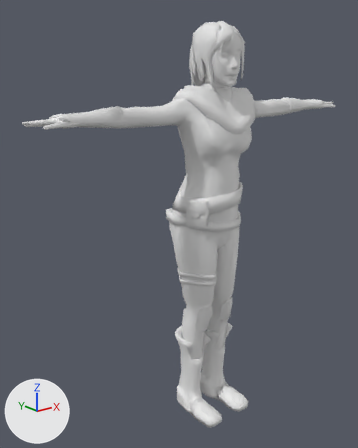
An edit to the Blender file SeniorCapstone/Spring/Pilot/Model/PilotModel_032.blend, drawn before and after from the same camera.
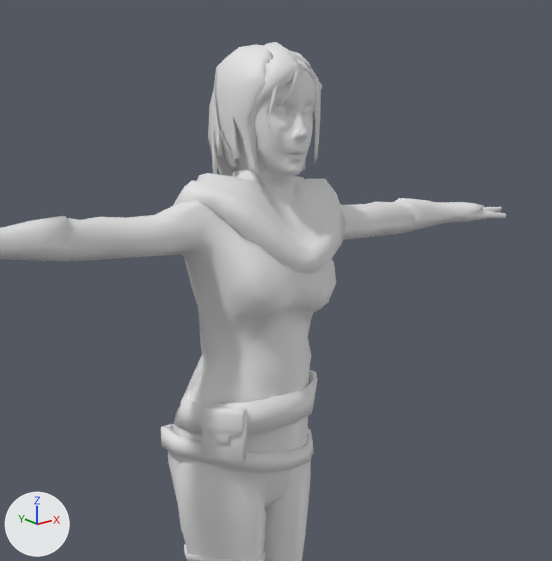
Each version appears first whole from a camera (50 mm lens) standing at (-10.13, -10.55, 11.16) and looking at (-0.68, 1.27, 6.44), and next in a close-up on the part from 24% to 100% of the width and 0% to 61% of the height. The lights are fixed; the arrows at lower left show +X, +Y and +Z.

Names of what the first close-up shows: 'Belt 1', 'Belt 2', 'Cylinder', 'Hair Back', 'Hair MainFront R', 'Hair R', 'Head', 'MainBody', 'Pouch'.
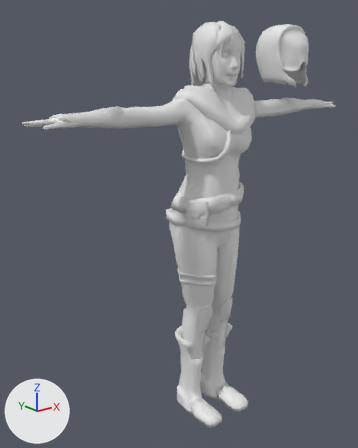
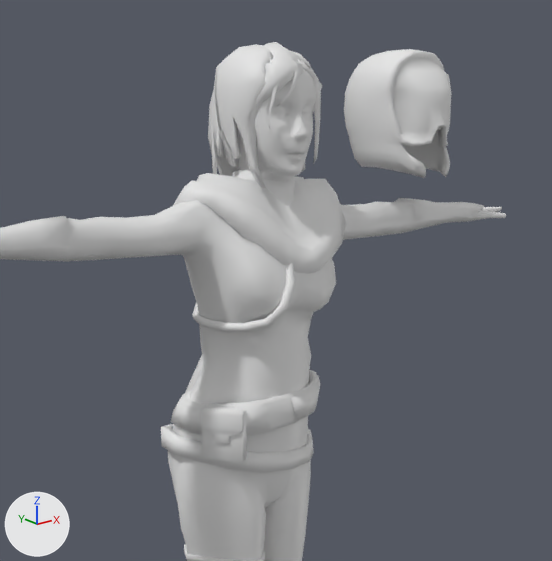
Commit message: work on the pilot model.

Patch to the scene script:
```diff
--- a/SeniorCapstone/Spring/Pilot/Model/PilotModel_032.blend.py
+++ b/SeniorCapstone/Spring/Pilot/Model/PilotModel_032.blend.py
@@ me_plane_005 @@
 # used by ob_belt_1; location = (1.18, 0.49, 7.5); scale = (1.19, 1.09, 1.09)
-me_plane_005.from_pydata(...)  # 64 vertices, 64 faces; spans x -1.99..0.01, y -0.77..0.75, z -0.43..0.25
+me_plane_005.from_pydata(...)  # 128 vertices, 128 faces; spans x -2.04..0.05, y -0.81..0.78, z -0.43..0.25
+# me_plane_005 part 1
+# 16 faces are deleted
+# 64 vertices are added at x -2.04..0.05, y -0.81..0.78, z -0.38..0.19
+# 80 new faces join them
@@ me_cylinder_001 @@
+me_cylinder_001.from_pydata(...)  # 60 vertices, 54 faces; spans x -0.39..0.54, y -0.41..1.41, z -0.31..0.66
+me_cylinder_001.polygons.foreach_set('use_smooth', [True] * 54)
@@ me_plane_018 @@
+me_plane_018.from_pydata(...)  # 392 vertices, 364 faces; spans x 0.0..0.75, y -0.01..1.78, z -1.1..0.77
+me_plane_018.polygons.foreach_set('use_smooth', [True] * 364)
@@ ob_cylinder_001 @@
+ob_cylinder_001 = bpy.data.objects.new('Cylinder.001', me_cylinder_001)
+ob_cylinder_001.location = (-0.61, -0.16, 8.89)
@@ ob_plane_001 @@
+ob_plane_001 = bpy.data.objects.new('Plane.001', me_plane_018)
+ob_plane_001.location = (2.93, -0.41, 11.71)
+_m = ob_plane_001.modifiers.new('Mirror', 'MIRROR')
+_m.use_clip = True
```

Location of each change, (x1, y1, x2, y2) in pixels of the close-ups (552 x 561 px):
'Plane.001', added: after (344, 49, 451, 178)
'Belt 1', reshaped: before (174, 370, 317, 436); after (171, 370, 320, 436)
'Cylinder.001', added: after (192, 262, 295, 332)
part 1 of me_plane_005, built on: before (174, 381, 317, 434); after (171, 375, 320, 434)
